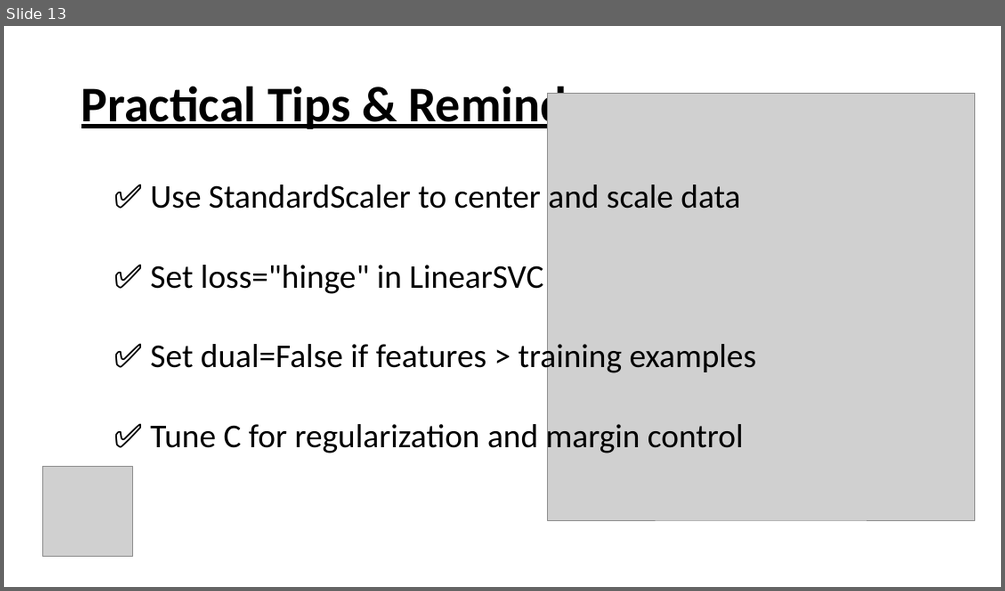
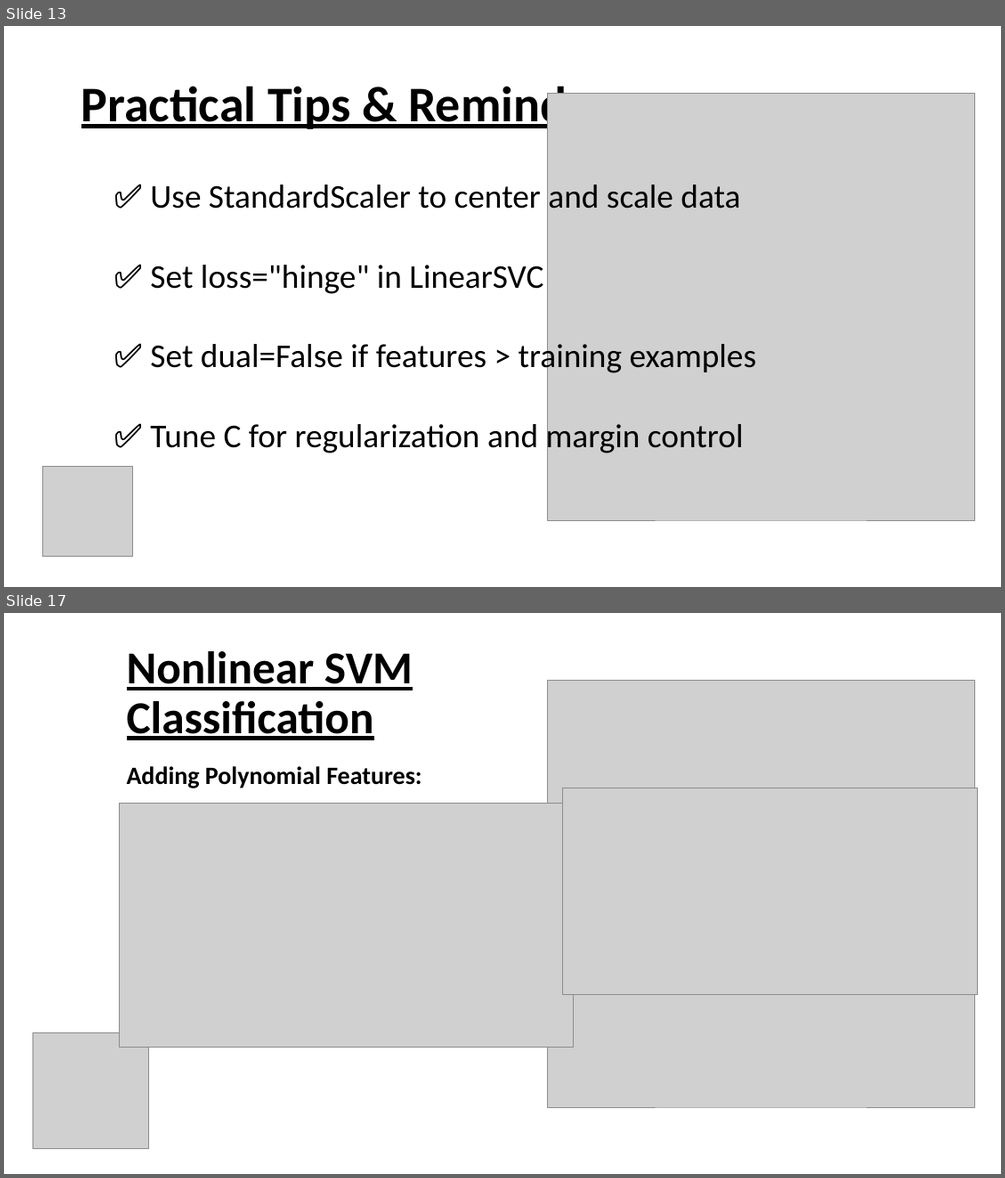
Before and after one commit to Mustafaahmed10/Machine-Learning-Slides-Chapter-5, a slide deck: Chapter 5.pptx. Shown one above the other, each under a label of ours: slide 13 before the commit, slides 13 and 17 after it; the slides between them are not shown. The pictures are 1005x591 and 1005x1178 pixels, drawn with LibreOffice and Linux fonts; fonts in the diff are those of the drawing; grey boxes stand for pictures. Boxes give left, top, right and bottom in pixels: in the first picture for what was removed or moved away, otherwise in the second. Text is boxed around its words. In the diff, an @@ line names an element or a change of style, - is before the commit and + after.

```diff
--- a/Chapter 5.pptx
+++ b/Chapter 5.pptx
@@ slide 17 added at bbox=[4, 613, 1001, 1174], background #FFFFFF @@
@@ title added at bbox=[127, 651, 413, 740], 44 pt, text #000000, bold, underline @@
+Nonlinear SVM Classification
@@ picture added at bbox=[547, 680, 974, 1107] @@
@@ text added at bbox=[127, 766, 421, 788], 24 pt, text #000000, bold @@
+Adding Polynomial Features:
@@ picture added at bbox=[563, 788, 978, 995] @@
@@ picture added at bbox=[119, 803, 574, 1047] @@
@@ picture added at bbox=[32, 1032, 148, 1149] @@
```
Also in this commit, not shown: 3 slides changed, 16 other slides added, 3 slides removed.
